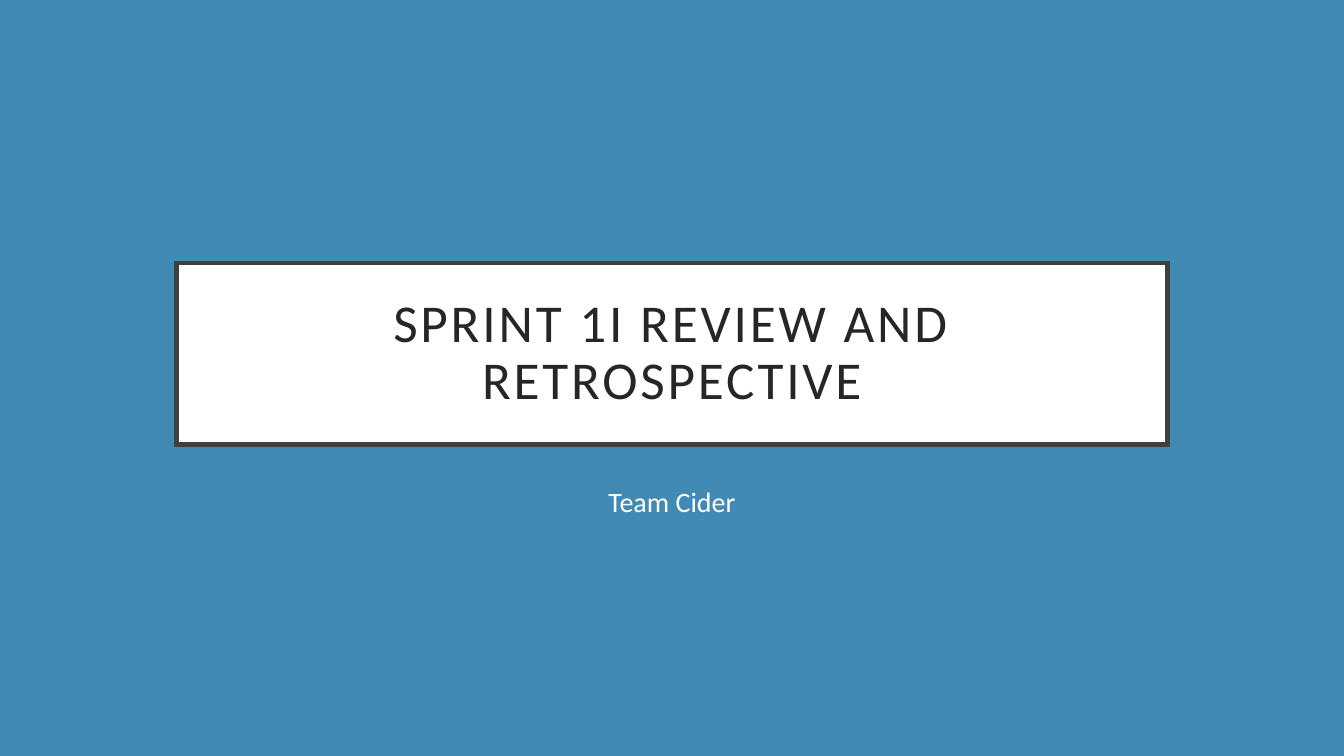
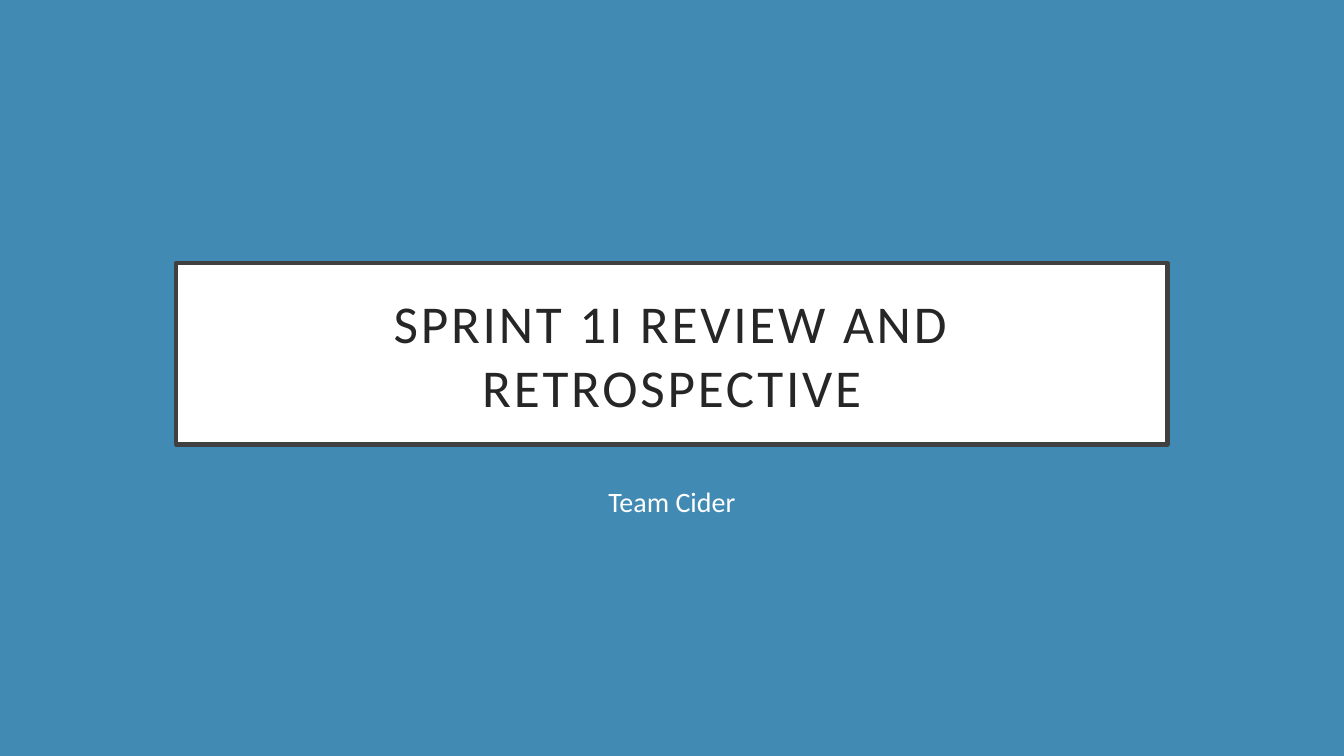
Before and after one commit to CiderCS3398/CS3398-Cider-S2017, a slide deck: slide 1 of Presentations/Sprint 2 Review.pptx. Drawn at 1344x756 pixels with LibreOffice and Linux fonts; fonts in the diff are those of the drawing. Boxes give left, top, right and bottom in pixels: in the first picture for what was removed or moved away, otherwise in the second. Text is boxed around its words. In the diff, an @@ line names an element or a change of style, - is before the commit and + after.

Commit message:
Adding my piece to the Sprint 2 Retrospective presentation.

```diff
--- a/Presentations/Sprint 2 Review.pptx
+++ b/Presentations/Sprint 2 Review.pptx
@@ rectangle "SPRINT 1I REVIEW AND RETROSPECTIVE" at <box>176,263,1168,445</box>: line spacing 0.9 to 1; title to rectangle @@
```
Also in this commit, not shown: 3 other slides changed, 1 other file.
